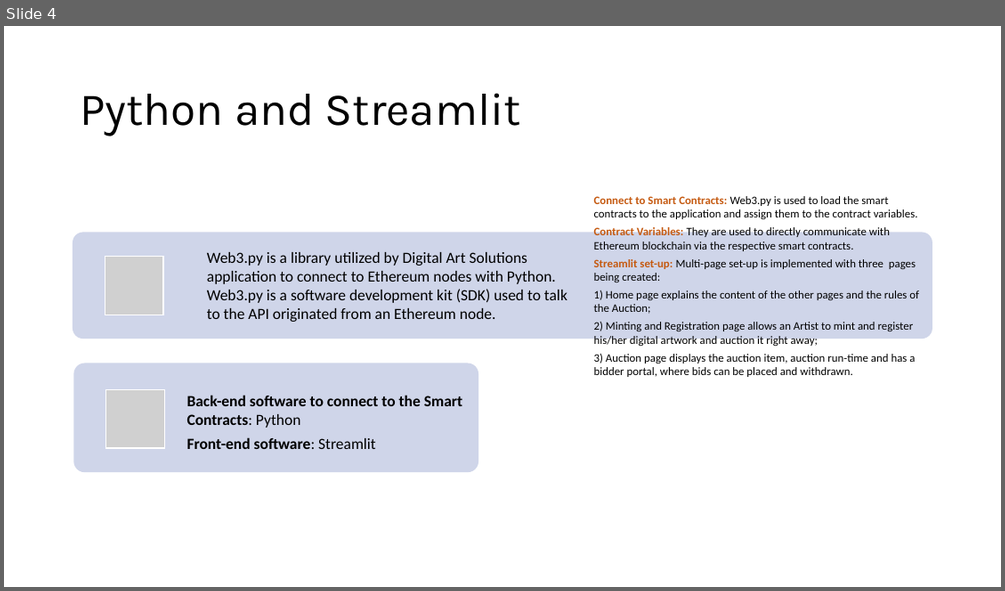
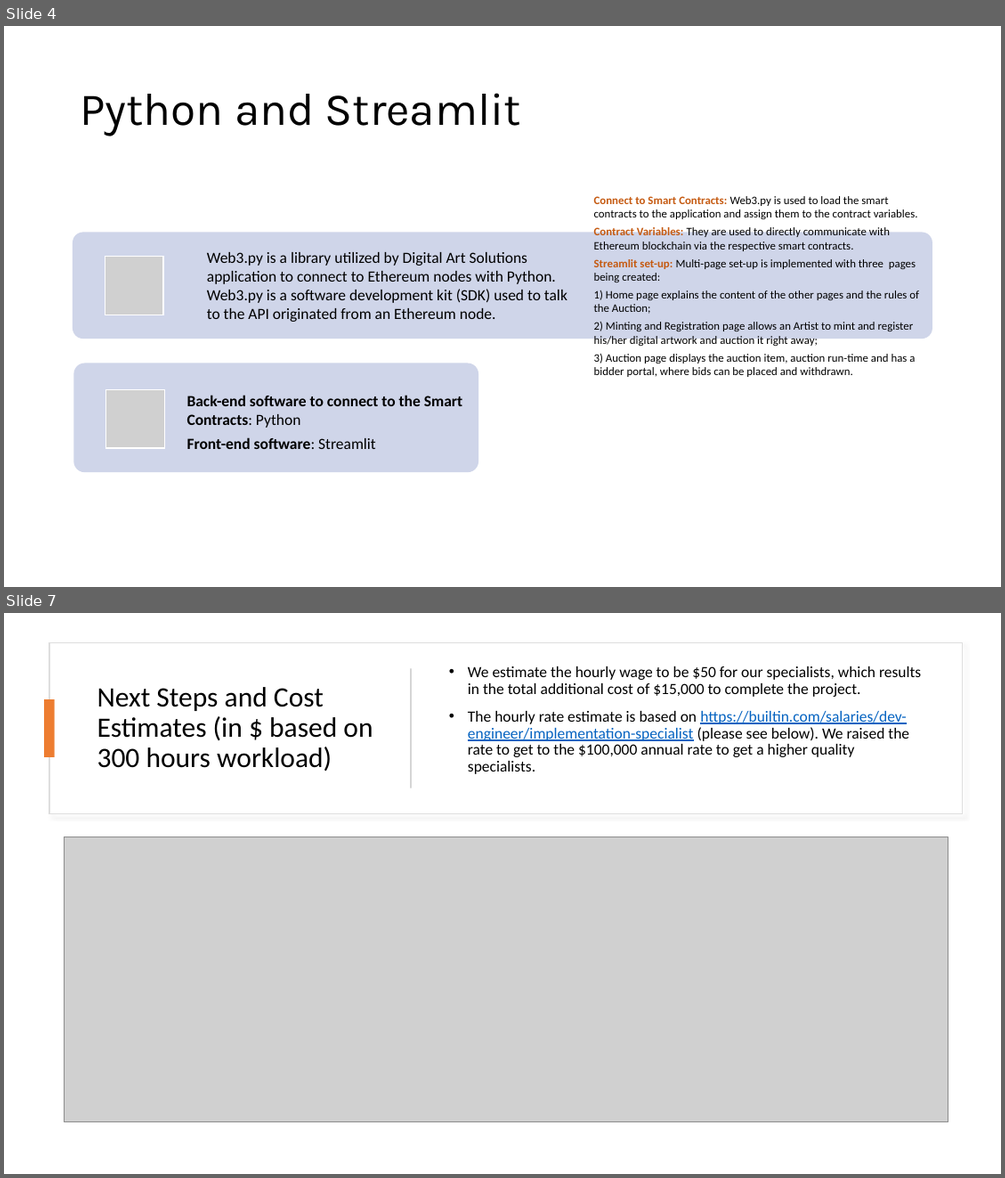
Before and after one commit to BorisDudkin/FinTech_Project_3_Digital_Art, a slide deck: Digital Art Solutions.pptx. Shown one above the other, each under a label of ours: slide 4 before the commit, slides 4 and 7 after it; the slides between them are not shown. The pictures are 1005x591 and 1005x1178 pixels, drawn with LibreOffice and Linux fonts; fonts in the diff are those of the drawing; grey boxes stand for pictures. Boxes give left, top, right and bottom in pixels: in the first picture for what was removed or moved away, otherwise in the second. Text is boxed around its words. In the diff, an @@ line names an element or a change of style, - is before the commit and + after.

```diff
--- a/Digital Art Solutions.pptx
+++ b/Digital Art Solutions.pptx
@@ slide 7 added at (4, 613, 1001, 1174), background #FFFFFF @@
@@ rectangle added at (49, 643, 963, 813), fill #FFFFFF, outline #DEDEDE 1 pt @@
@@ title added at (97, 687, 372, 771), 27 pt, text #000000 @@
+Next Steps and Cost Estimates (in $ based on 300 hours workload)
@@ rectangle added at (410, 668, 412, 788), fill #D5D5D5 @@
@@ text added at (468, 666, 921, 774), 15 pt, text #000000 @@
+• We estimate the hourly wage to be $50 for our specialists, which results in the total additional cost of $15,000 to complete the project.
+• The hourly rate estimate is based on https://builtin.com/salaries/dev-engineer/implementation-specialist (please see below). We raised the rate to get to the $100,000 annual rate to get a higher quality specialists.
@@ rectangle added at (44, 699, 55, 757), fill #ED7D31 @@
@@ picture added at (65, 836, 947, 1121) @@
```
Also in this commit, not shown: 2 slides changed, 2 other slides added.
